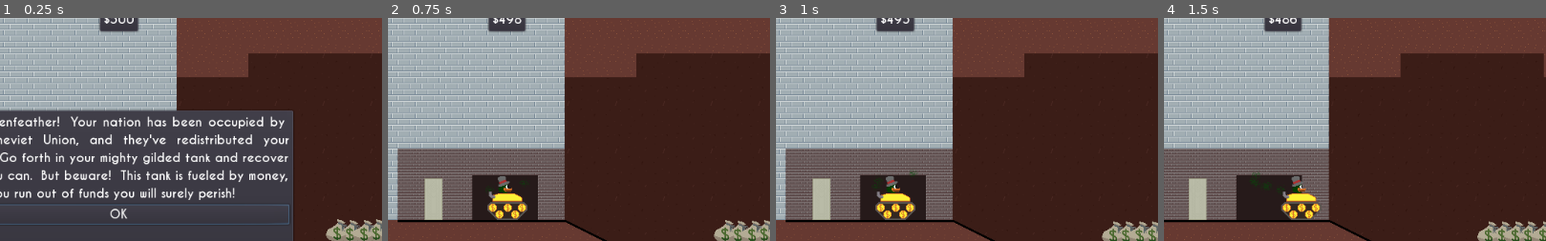
Above: before the commit, frames 1-4 (left to right).
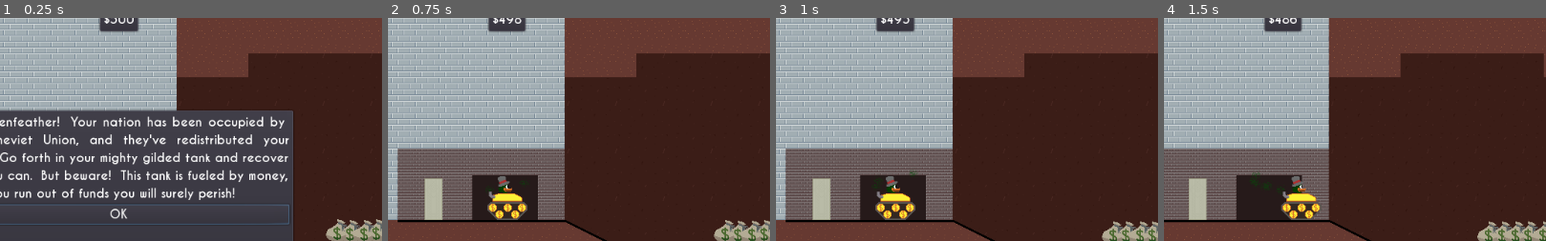
Above: after the commit, the same moments.

Repository: pizzasgood/Duck-Tank_LD44
Game: Godot game, scene res://main.tscn
Same seed, same stepped clock (60 frames per second), same inputs: the game is played once before the commit and once after it. Sound files missing from this copy of the repository are replaced by a short silence.
Inputs (mouse positions are % of the whole screen's width and height, from its top left):
- Up to frame 1 (0.25 s): no input
- Up to frame 2 (0.75 s): click "OK" at 0.5 s
- Up to frame 3 (1 s): no input
- Up to frame 4 (1.5 s): tap Enter (ui_accept) at 1.25 s; move the mouse to (72, 45) at 1.27 s; hold Right (ui_right) from 1.28 s (still down); click (72, 45) at 1.35 s
The pictures show only the part of the screen within x 34-84%, y 10-60%; the shares and areas given below are measured in that part.

Frames 1-2 are identical in both runs. In frame 3, less than 0.1% of the frame differs, in the area x 92-98%, y 91-97%; in frame 4, nothing differs.

Commit message:
Rocket sounds!

Diff:
--- a/entities/tank/Tank.gd
+++ b/entities/tank/Tank.gd
@@ -33,6 +33,7 @@
 onready var idle_exhaust = find_node("IdleExhaust")
 onready var drive_exhaust = find_node("DriveExhaust")
 onready var rocket_exhaust = find_node("RocketExhaust")
+onready var snd_rocket = find_node("SndRocket")
 
 func _ready():
 	if Checkpoints.available() and Checkpoints.player_data:
@@ -72,8 +73,12 @@
 	if rocket_active:
 		wealth -= delta * rocket_consumption
 		rocket_exhaust.emitting = true
+		if not snd_rocket.playing:
+			snd_rocket.play()
 	else:
 		rocket_exhaust.emitting = false
+		if snd_rocket.playing:
+			snd_rocket.stop()
 	wealth -= delta * idle_consumption
 
 func _handle_input():
@@ -174,3 +179,8 @@
 
 func _on_DamageFlash_timeout():
 	main_body.modulate = Color(1, 1, 1, 1)
+
+
+func _on_SndRocket_finished():
+	if rocket_active:
+		snd_rocket.play()
--- a/entities/tank/Tank.tscn
+++ b/entities/tank/Tank.tscn
@@ -8,6 +8,7 @@
 [ext_resource path="res://sfx/hit.wav" type="AudioStream" id=6]
 [ext_resource path="res://sfx/bang.wav" type="AudioStream" id=7]
 [ext_resource path="res://sfx/upgrade.wav" type="AudioStream" id=8]
+[ext_resource path="res://sfx/rocket.wav" type="AudioStream" id=9]
 
 [sub_resource type="Curve" id=1]
 _data = [ Vector2( 0, 1 ), 0.0, 0.0, 0, 0, Vector2( 1, 0 ), 0.0, 0.0, 0, 0 ]
@@ -107,5 +108,9 @@
 [node name="SndUpgrade" type="AudioStreamPlayer2D" parent="."]
 stream = ExtResource( 8 )
 
+[node name="SndRocket" type="AudioStreamPlayer2D" parent="."]
+stream = ExtResource( 9 )
+
 [connection signal="timeout" from="BarrelCooldown" to="." method="_on_BarrelCooldown_timeout"]
 [connection signal="timeout" from="DamageFlash" to="." method="_on_DamageFlash_timeout"]
+[connection signal="finished" from="SndRocket" to="." method="_on_SndRocket_finished"]
Not shown: 1 places in entities/tank/Tank.tscn that only renumber resources
Not shown, added: sfx/rocket.wav.import
Not shown, added: sfx/rocket.sfxr
Not shown, added: sfx/rocket.wav
